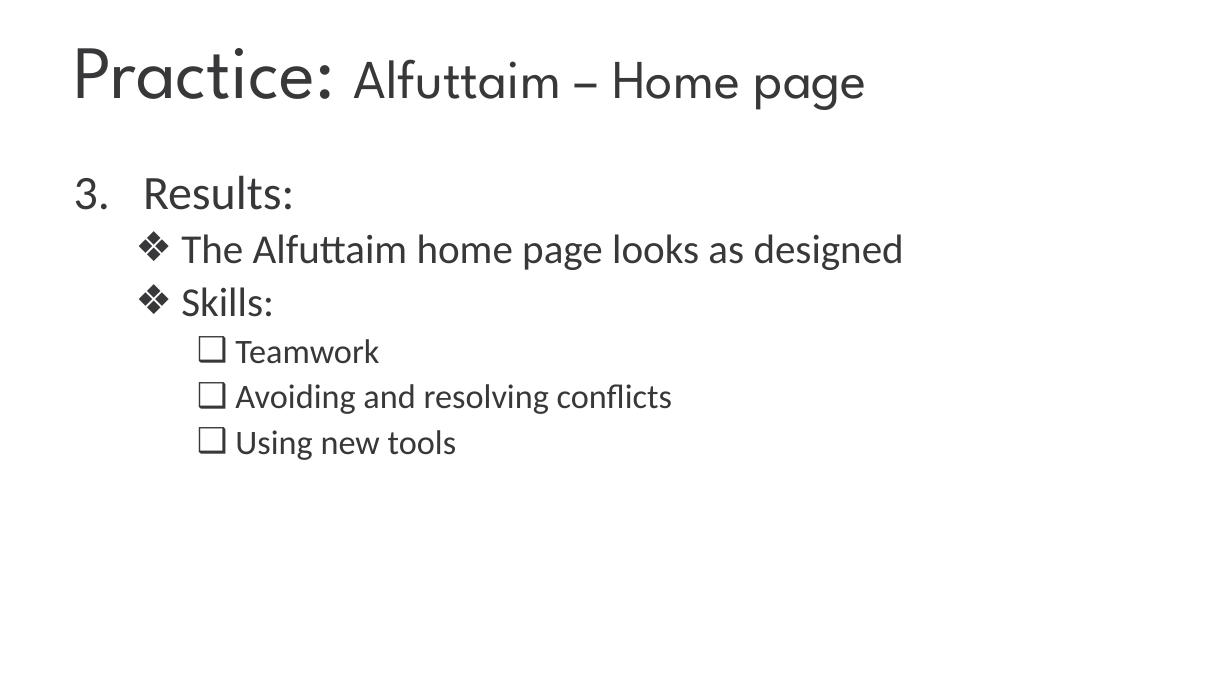
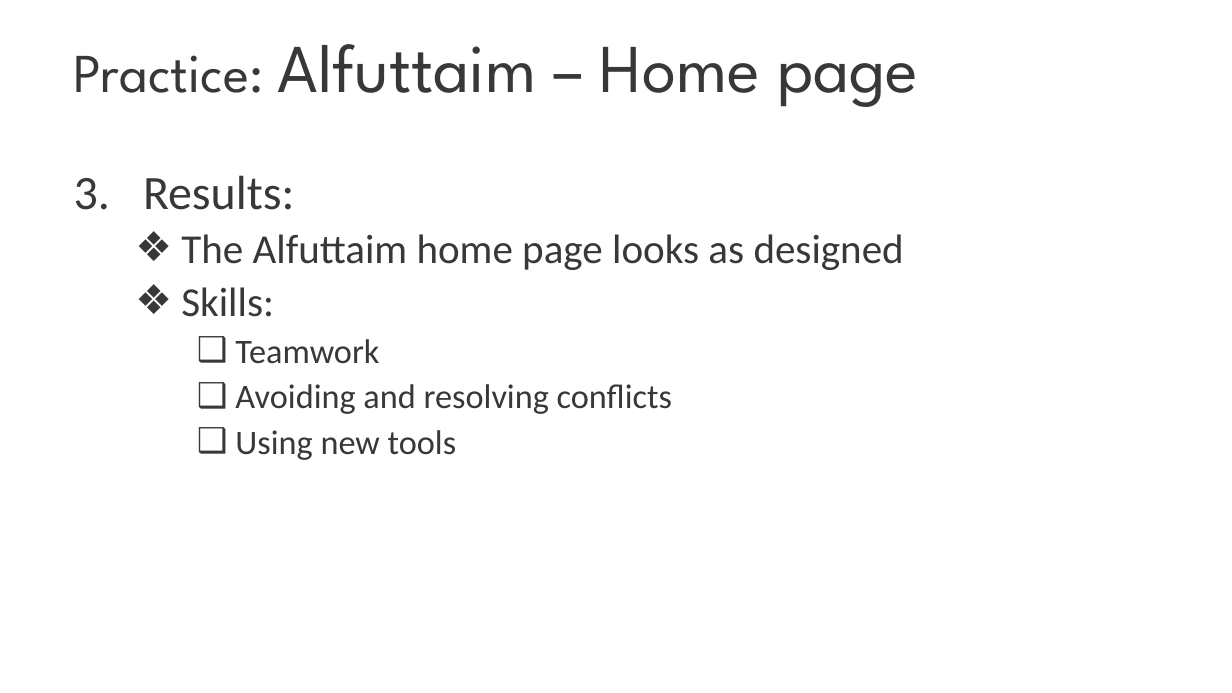
Before and after one commit to nam-tran-niteco/Wordpress-Demo, a slide deck: slide 25 of Wordpress Migration.pptx. Drawn at 1232x693 pixels with LibreOffice and Linux fonts; fonts in the diff are those of the drawing; background and template pictures are left out. Boxes give left, top, right and bottom in pixels: in the first picture for what was removed or moved away, otherwise in the second. Text is boxed around its words. In the diff, an @@ line names an element or a change of style, - is before the commit and + after.

```diff
--- a/Wordpress Migration.pptx
+++ b/Wordpress Migration.pptx
@@ title "Practice: Alfuttaim – Home page" at [74,44,918,107]: size 44 to 32 pt in "Practice:"; size 32 to 40 pt in "Alfuttaim – Home page" @@
```
Also in this commit, not shown: 2 other slides changed.
